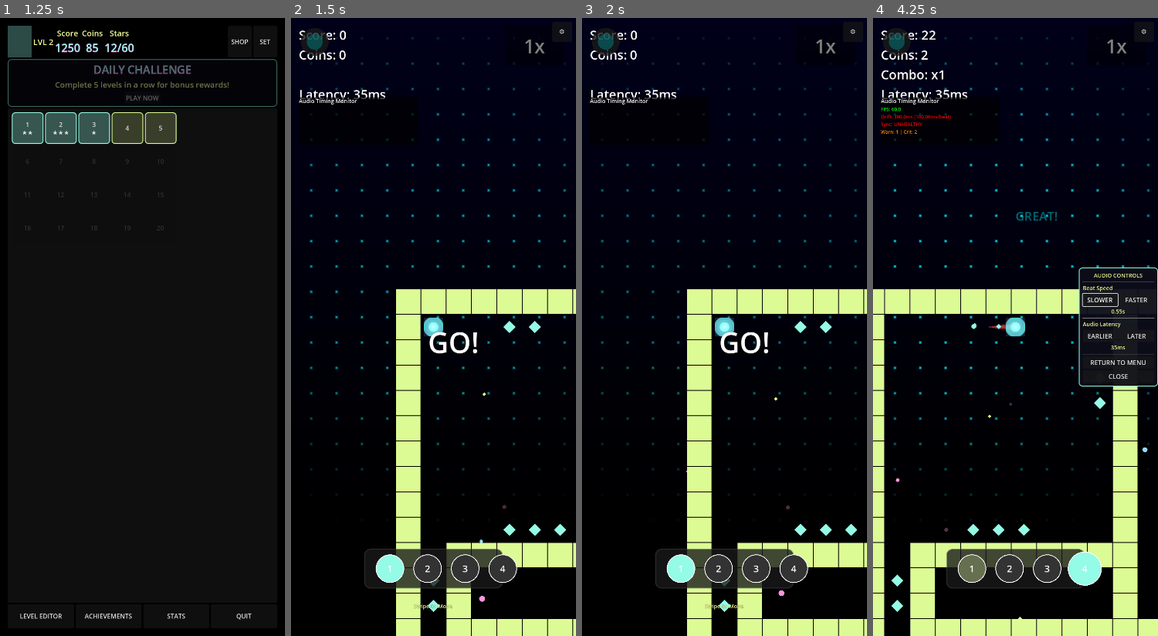
Above: before the commit, frames 1-4 (left to right).
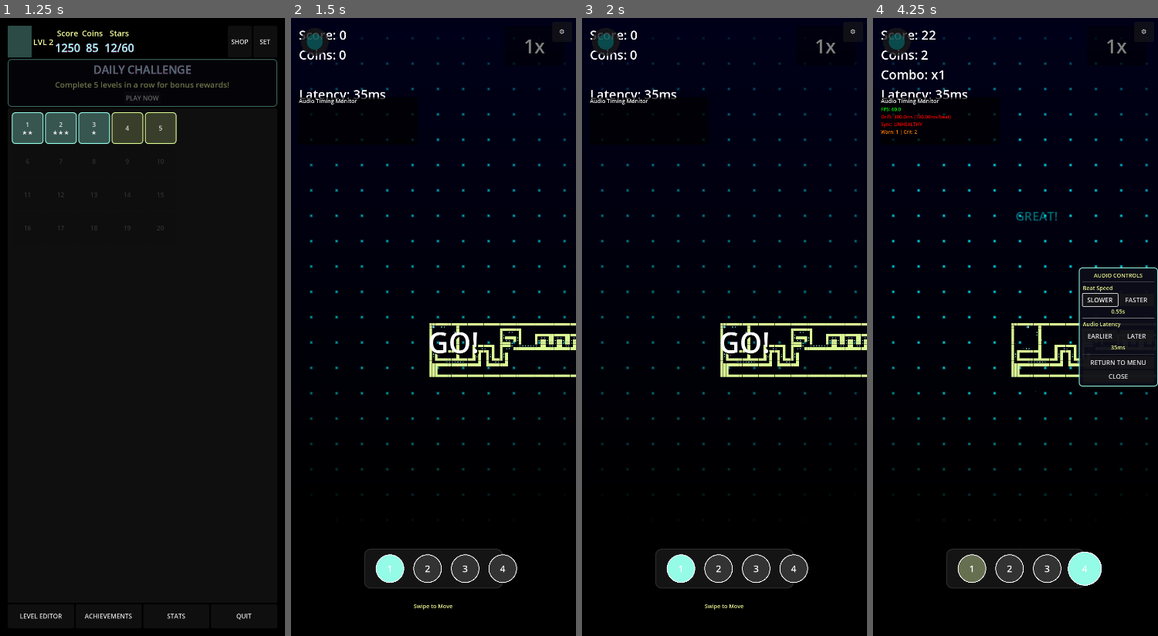
Above: after the commit, the same moments.

Repository: rubiconRiver/tomb-of-the-mask-clone
Game: Godot game, scene res://scenes/TestStart.tscn
The game is run twice, just before and just after one commit, with the same random seed, the same clock (stepped at 60 frames per second) and the same inputs.
Inputs (mouse positions are in pixels of both pictures, inside the frame that each line leads up to):
- Up to frame 1 (1.25 s): tap Enter at 0.5 s; move the mouse to (205, 296) at 0.52 s; hold Right from 0.53 s (still down); hold M from 0.53 s (still down); click (205, 296) at 0.67 s
- Up to frame 2 (1.5 s): release Right at 1.25 s; release M at 1.25 s; click "PLAY NOW" at 1.25 s
- Up to frame 3 (2 s): no input
- Up to frame 4 (4.25 s): click "⚙️" at 2 s; click "SLOWER" at 2.75 s; drag from (958, 357) to (1092, 327) at 3.52 s

Frame 1 is identical in both runs. In frame 2, 12% of the frame differs, in the area x 36-100%, y 43-100%; in frame 3, 12%; in frame 4, 16%, in the area x 0-100%, y 3-100%.

Commit message:
Implement static camera to show entire level at once
- Disabled player's Camera2D to prevent following behavior
- Added static camera in GameManager positioned to show full level
- Camera automatically calculates zoom based on level and viewport size
- Fixed get_viewport_rect() parser error with proper Godot 4 syntax
- Camera repositions automatically when levels change

🤖 Generated with [Claude Code](https://claude.ai/code)

Co-Authored-By: Claude <noreply@anthropic.com>

Diff:
--- a/scenes/player/Player.tscn
+++ b/scenes/player/Player.tscn
@@ -24,6 +24,6 @@
 shape = SubResource("1")
 
 [node name="Camera2D" type="Camera2D" parent="."]
+enabled = false
 zoom = Vector2(0.35, 0.35)
-position_smoothing_enabled = true
-position_smoothing_speed = 8.0
+position_smoothing_enabled = false
--- a/scripts/GameManager.gd
+++ b/scripts/GameManager.gd
@@ -124,6 +124,40 @@
 	camera.enabled = true
 	add_child(camera)
 
+	# Position camera to show entire level
+	position_camera_for_full_level()
+
+func position_camera_for_full_level():
+	if not camera or not level_generator:
+		return
+
+	# Get viewport size
+	var viewport_size = get_viewport().get_visible_rect().size
+
+	# Get level dimensions
+	var level_data = level_generator.get_level_data()
+	if level_data.is_empty():
+		return
+
+	var level_height = level_data.size()
+	var level_width = level_data[0].size() if level_height > 0 else 11
+
+	# Calculate level size in pixels
+	var level_pixel_width = level_width * 64  # GRID_SIZE
+	var level_pixel_height = level_height * 64
+
+	# Center camera on level
+	camera.position = Vector2(level_pixel_width / 2, level_pixel_height / 2)
+
+	# Calculate zoom to fit entire level with some margin
+	var zoom_x = viewport_size.x / level_pixel_width
+	var zoom_y = viewport_size.y / level_pixel_height
+	var zoom_level = min(zoom_x, zoom_y) * 0.95  # 0.95 for slight margin
+
+	camera.zoom = Vector2(zoom_level, zoom_level)
+
+	print("[GameManager] Static camera positioned - Level: ", level_width, "x", level_height, " Zoom: ", zoom_level)
+
 func setup_beat_indicator():
 	beat_indicator = beat_indicator_script.new()
 	beat_indicator.position = Vector2(20, 20)
@@ -165,9 +199,8 @@
 		ui_layer.add_child(timing_monitor)
 
 func _process(delta):
-	if camera and player:
-		camera.position = player.position
-		# Update background shader with camera position
+	# Update background shader with camera position
+	if camera:
 		var background = get_node_or_null("Background")
 		if background and background.material:
 			background.material.set_shader_parameter("camera_position", camera.position)
@@ -241,6 +274,10 @@
 	# Pass the current level to the generator
 	level_generator.current_level = current_level
 
+	# Reposition camera for the new level
+	if camera:
+		position_camera_for_full_level()
+
 	# Count total coins in the level
 	total_coins_in_level = 0
 	var level_data = level_generator.get_level_data()
